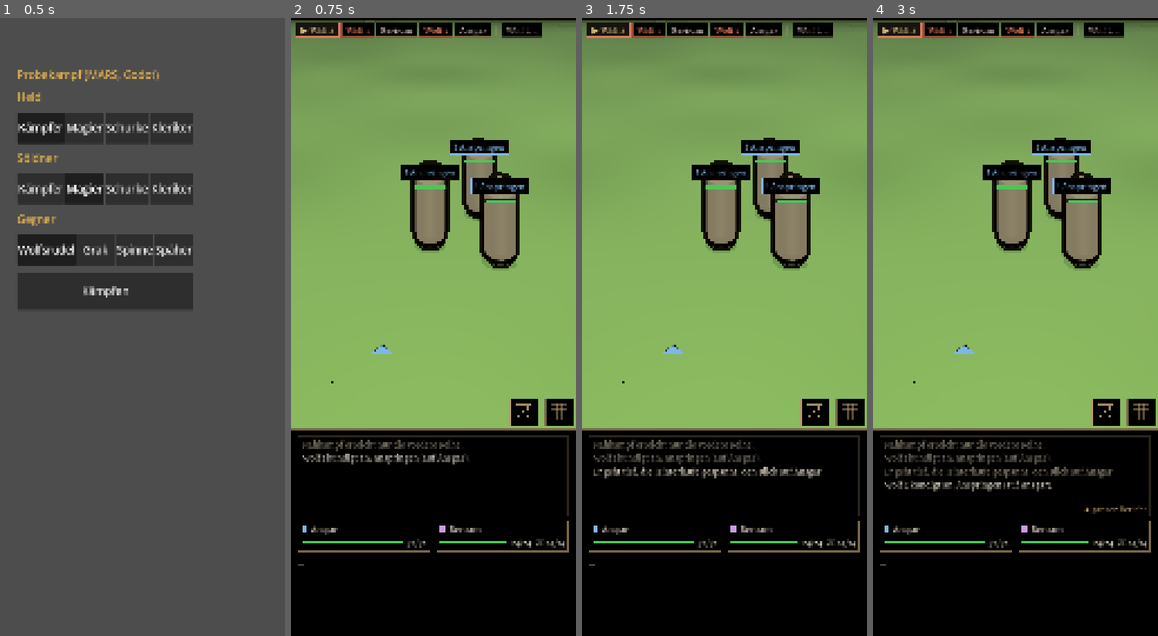
Above: before the commit, frames 1-4 (left to right).
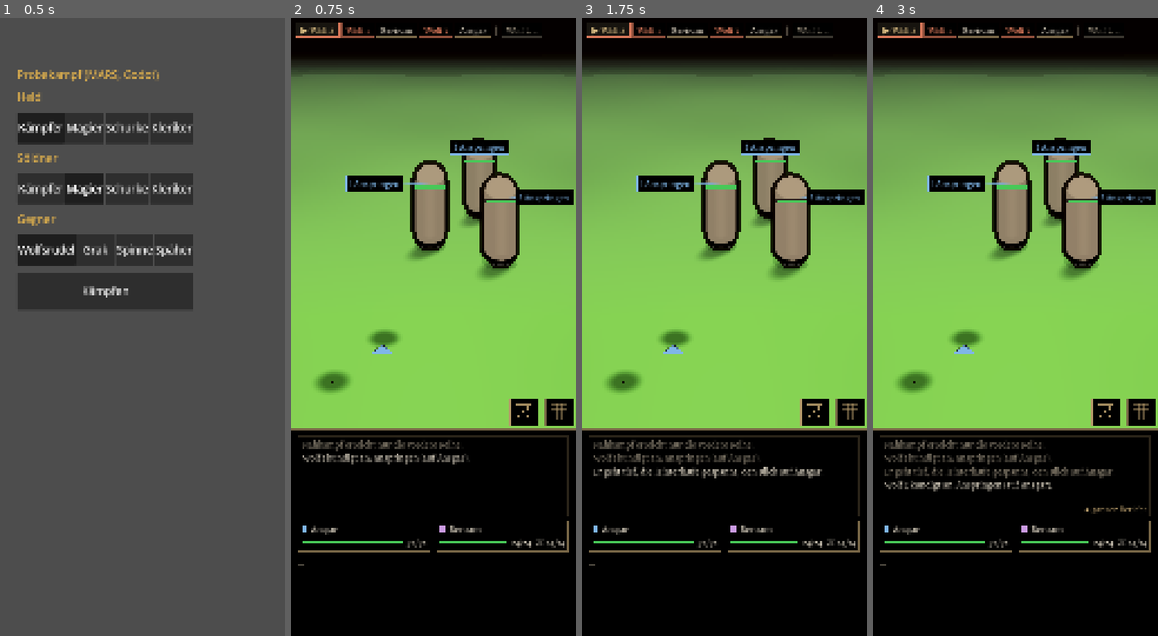
Above: after the commit, the same moments.

Repository: tramour-cmyk/androidapp_rpg_bornim
Game: Godot game, scene res://kampf/probe.tscn
The game is run twice, just before and just after one commit, with the same random seed, the same clock (stepped at 60 frames per second) and the same inputs.
Inputs (mouse positions are in pixels of both pictures, inside the frame that each line leads up to):
- Up to frame 1 (0.5 s): no input
- Up to frame 2 (0.75 s): click "Kämpfen" at 0.5 s
- Up to frame 3 (1.75 s): tap Enter at 1.25 s; move the mouse to (787, 296) at 1.27 s; click (787, 296) at 1.42 s
- Up to frame 4 (3 s): tap Space at 2 s; move the mouse to (958, 357) at 2.02 s; click (958, 357) at 2.17 s; tap Enter at 2.75 s; move the mouse to (1044, 191) at 2.77 s; click (1044, 191) at 2.92 s

Frame 1 is identical in both runs. In frame 2, 37% of the frame differs, in the area x 0-100%, y 0-67%; in frame 3, 37%; in frame 4, 37%.

Commit message:
348.7: Prüfer Stand 9: Wolf mit langer, hoch getragener Rute, senkrechten Vorderläufen, kleinen gedämpften Augen; weicher Bodenschatten unter jeder Figur; Ansagen weichen fremden Figuren aus (daneben am eigenen Kopf), Würfelzeile mit Strich zum Getroffenen; Dunst nach Tiefe (Lichtung frei); Gras grüner, Weg wärmer; Kronen und Büsche glatt, Stämme heller, Kronen höher, Waldrand hinter den Gegnern 12 m
Co-Authored-By: Claude Opus 5.5 <noreply@anthropic.com>
Claude-Session: https://claude.ai/code/session_01NMoLT1QrmYAE1HgXDjWDoj

Diff:
--- a/godot/kampf/figur.gd
+++ b/godot/kampf/figur.gd
@@ -34,10 +34,41 @@
 		_arm()
 	_face()
 	_idle()
+	_ground_shadow()
 	# Prüfschalter GLUEH=1: Gegner leuchten, damit der Prüflauf ihre Bildpunkte vom Hintergrund trennt (Helligkeit messen)
 	if OS.has_environment("GLUEH") and fighter.monster != null:
 		for m in mats:
 			m.set_shader_parameter("glow", 1.0)
+
+
+## Weicher Bodenschatten unter der Figur wie im alten Kampf (Prüfer Stand 9: Wölfe schweben); der Schlagschatten der hohen
+## Sonne fällt fast ganz unter den Körper. Ohne Tiefe, darum ohne Tusche; folgt der Figur (Kind), bleibt beim Sprung am Boden.
+static var shadow_shader: Shader
+
+func _ground_shadow() -> void:
+	if shadow_shader == null:
+		shadow_shader = Shader.new()
+		shadow_shader.code = """shader_type spatial;
+render_mode unshaded, blend_mix, depth_draw_never, cull_disabled, shadows_disabled;
+uniform float dichte = 0.5;
+void fragment() {
+	float r = length(UV - 0.5) * 2.0;
+	ALBEDO = vec3(0.02, 0.03, 0.01);
+	ALPHA = dichte * (1.0 - smoothstep(0.35, 1.0, r));
+}"""
+	var mi := MeshInstance3D.new()
+	var pm := PlaneMesh.new()
+	var wolf: bool = fighter.monster != null and fighter.monster.id == Mars.WOLF
+	# Wolf: Rumpf 1,1 m lang, 0,4 m breit (mal Größe); Mensch: 0,7 m rund
+	pm.size = Vector2(0.62, 1.25) * _scale() if wolf else Vector2(0.75, 0.75)
+	mi.mesh = pm
+	var m := ShaderMaterial.new()
+	m.shader = shadow_shader
+	mi.material_override = m
+	mi.cast_shadow = GeometryInstance3D.SHADOW_CASTING_SETTING_OFF
+	mi.position = Vector3(0, 0.02, 0.15 * _scale() if wolf else 0.0)     # Rumpfmitte des Wolfs liegt 0,15 m vor dem Ursprung
+	mi.name = "Bodenschatten"
+	add_child(mi)
 
 
 func _scale() -> float:
--- a/godot/kampf/kampf_ui.gd
+++ b/godot/kampf/kampf_ui.gd
@@ -801,27 +801,50 @@
 		var head_y := foot.y - _tall(fig) - 10 * dp
 		var want_y := head_y - 6 * dp - h
 		var x := clampf(foot.x - w / 2, 4 * dp, sr.size.x - w - 4 * dp)
+		# Prüfer Stand 9: Ansagen der vorderen Wölfe lagen auf dem hinteren; daneben am eigenen Kopf, wenn darüber ein anderer steht
+		var side := _tall(fig) * 0.42 + 4 * dp
+		var head_mid := head_y + 10 * dp - h
 		signs.append({"x": x, "y": want_y, "w": w, "h": h, "mark": mark, "label": label, "border": border, "bw": bw, "tc": tc, "ring": ring,
-			"fx": foot.x, "head": head_y})
+			"fx": foot.x, "head": head_y, "id": id, "alts": [
+				Vector2(clampf(foot.x - side - w, 4 * dp, sr.size.x - w - 4 * dp), head_mid),
+				Vector2(clampf(foot.x + side, 4 * dp, sr.size.x - w - 4 * dp), head_mid)]})
 	signs.sort_custom(func(a, b): return a.y > b.y)
+	# Körper aller Figuren (Rumpf ohne Kopfraum), damit keine Ansage auf einem anderen liegt
+	var bodies := {}
+	for id in k.figures:
+		var o = k.figures[id]
+		if o.visible and k.shown.hp.get(id, o.fighter.hp) > 0:
+			var of := _foot(o)
+			var ot := _tall(o)
+			bodies[id] = Rect2(of.x - ot * 0.45, of.y - ot - 12 * dp, ot * 0.9, ot + 12 * dp)
 	var placed := []
 	var step := 26 * dp
 	for s in signs:
+		var clash := func(r: Rect2) -> bool:
+			for o in placed:
+				if r.intersects(Rect2(o.x, o.y, o.w, o.h).grow(2 * dp)):
+					return true
+			for id in bodies:
+				if id != s.id and r.intersects(bodies[id]):
+					return true
+			return false
+		var spots: Array = [Vector2(s.x, s.y)] + s.alts
 		var y: float = s.y
-		var hit := func(yy: float) -> Array:
-			var out := []
-			for o in placed:
-				if s.x < o.x + o.w and o.x < s.x + s.w and absf(o.y - yy) < step:
-					out.append(o)
-			return out
-		while not hit.call(y).is_empty() and y - step >= 34 * dp:
-			y -= step
-		var still: Array = hit.call(y)
-		if not still.is_empty():
-			var low := -INF
-			for o in still:
-				low = maxf(low, o.y)
-			y = low + step
+		var x: float = s.x
+		var done := false
+		for q in spots:
+			if q.y >= 34 * dp and not clash.call(Rect2(q.x, q.y, s.w, s.h)):
+				x = q.x
+				y = q.y
+				done = true
+				break
+		if not done:
+			# höher über dem eigenen Kopf, bis frei; oben angekommen unter die tiefste
+			while clash.call(Rect2(x, y, s.w, s.h)) and y - step >= 34 * dp:
+				y -= step
+			if clash.call(Rect2(x, y, s.w, s.h)):
+				y = s.y
+		s.x = x
 		s.y = y
 		placed.append(s)
 	sign_rects.clear()
@@ -832,6 +855,10 @@
 		var fx := clampf(s.fx, r.position.x + 4 * dp, r.end.x - 4 * dp)
 		if s.head - r.end.y > 2 * dp:
 			overlay.draw_line(Vector2(fx, r.end.y), Vector2(s.fx, s.head), Color(s.border, 0.7), maxf(1.0, dp), true)
+		elif s.fx < r.position.x or s.fx > r.end.x:
+			# daneben: kurzer Strich vom Rand zum Kopf
+			var ex := r.position.x if s.fx < r.position.x else r.end.x
+			overlay.draw_line(Vector2(ex, r.get_center().y), Vector2(s.fx, s.head), Color(s.border, 0.7), maxf(1.0, dp), true)
 		_chip(r, Color.BLACK, s.border, s.bw)
 		var x: float = r.position.x + 6 * dp
 		var base: float = r.position.y + s.h * 0.74
@@ -971,6 +998,13 @@
 			y = yy
 			break
 	var rr := Rect2(x, y, w, h)
+	# Strich zum Getroffenen (Prüfer Stand 9: Würfelzeile ohne erkennbaren Bezug)
+	var hy := foot.y - _tall(fig) - 6 * dp
+	var ty := rr.end.y if rr.end.y < hy else rr.position.y
+	var to_y := hy if rr.end.y < hy else foot.y
+	if absf(to_y - ty) > 2 * dp:
+		overlay.draw_line(Vector2(clampf(foot.x, rr.position.x + 4 * dp, rr.end.x - 4 * dp), ty), Vector2(foot.x, to_y),
+			Color(GOLD if helps else TEXT, alpha * 0.7), maxf(1.0, dp), true)
 	overlay.draw_rect(rr, Color(0, 0, 0, alpha))
 	overlay.draw_rect(rr, Color(GOLD if helps else RIM, alpha * (1.0 if helps else RIM.a)), false, maxf(1.0, dp))
 	overlay.draw_string(font, Vector2(x + 8 * dp, y + h * 0.74), txt, HORIZONTAL_ALIGNMENT_LEFT, w - 16 * dp, fs, Color(TEXT, alpha))
--- a/godot/kampf/kampfort.gd
+++ b/godot/kampf/kampfort.gd
@@ -106,7 +106,13 @@
 	env.adjustment_contrast = 1.06
 	env.fog_enabled = true
 	env.fog_light_color = Color(0.22, 0.26, 0.21)         # Waldinneres (ForestCam #14221A, heller: Prüfer Lauf 14)
-	env.fog_density = 0.036         # Ferne heller im Dunst (Prüfer Lauf 14: Wald oben dunkel)
+	# Ferne heller im Dunst (Prüfer Lauf 14: Wald oben dunkel), aber nach Tiefe: erst ab 16 m (Gruppe 13 m, Gegner 15–17 m)
+	# (Prüfer Stand 9: Gras dunstig; vorher 40 % Dunst über den Kämpfern)
+	env.fog_mode = Environment.FOG_MODE_DEPTH
+	env.fog_depth_begin = 16.0
+	env.fog_depth_end = 45.0
+	env.fog_depth_curve = 0.4
+	env.fog_density = 1.0
 	var we := WorldEnvironment.new()
 	we.environment = env
 	add_child(we)
--- a/godot/kampf/wald_boden.gdshader
+++ b/godot/kampf/wald_boden.gdshader
@@ -21,11 +21,12 @@
 	float nz = vnoise(p * 0.35) * 0.65 + vnoise(p * 1.1) * 0.35;
 	vec3 g = mix(texture(gras, p / 2.32).rgb, texture(gras, vec2(p.y, -p.x) / 3.07 + 0.37).rgb, smoothstep(0.35, 0.65, nz));
 	g *= 0.9 + 0.2 * vnoise(p * 0.18);
-	// Prüfer Lauf 14: Lichtung heller und gelber als alt (Mittel 133/131/89 gegen 99/115/68); grüner und etwas dunkler
-	g *= vec3(0.62, 0.78, 0.60);
+	// Prüfer Lauf 14: Lichtung heller und gelber als alt (Mittel 133/131/89 gegen 99/115/68); grüner und etwas dunkler.
+	// Prüfer Stand 9: olivstichig (90/121/65 gegen 86/132/61): weniger Rot, mehr Grün
+	g *= vec3(0.56, 0.84, 0.54);
 	vec3 e = texture(erde, p / 2.32 + 0.11).rgb;
 	float el = dot(e, vec3(0.33));
-	e *= vec3(0.66, 0.66, 0.62);     // Weg: vorn links Helligkeit 150–194 gegen alt 120 (Prüfer Lauf 14)
+	e *= vec3(0.74, 0.70, 0.64);     // Weg: Lauf 14 zu hell (150–194 gegen alt 120), Stand 9 zu grau (126/115/79 gegen 137/121/85)
 	float earth = smoothstep(0.42, 0.62, m.r + (el - 0.38) * 0.6 + (nz - 0.5) * 0.12);
 	float verge = smoothstep(0.08, 0.4, m.r) * (1.0 - earth);
 	vec3 col = mix(g * (1.0 - 0.22 * verge) + vec3(0.03, 0.02, 0.0) * verge, e, earth);
Not shown, changed: tools/blender348/kampfort_wald.py
Not shown, changed: tools/blender348/wolf.py
